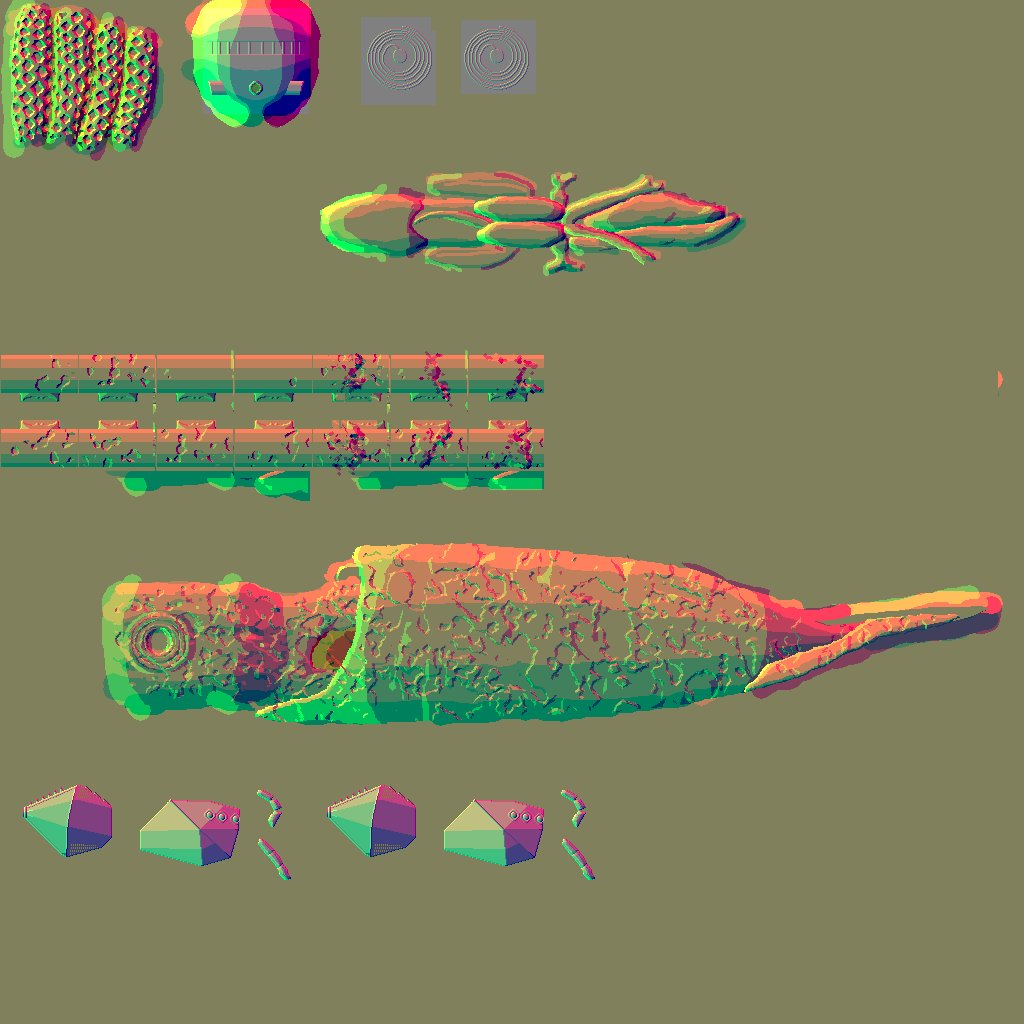
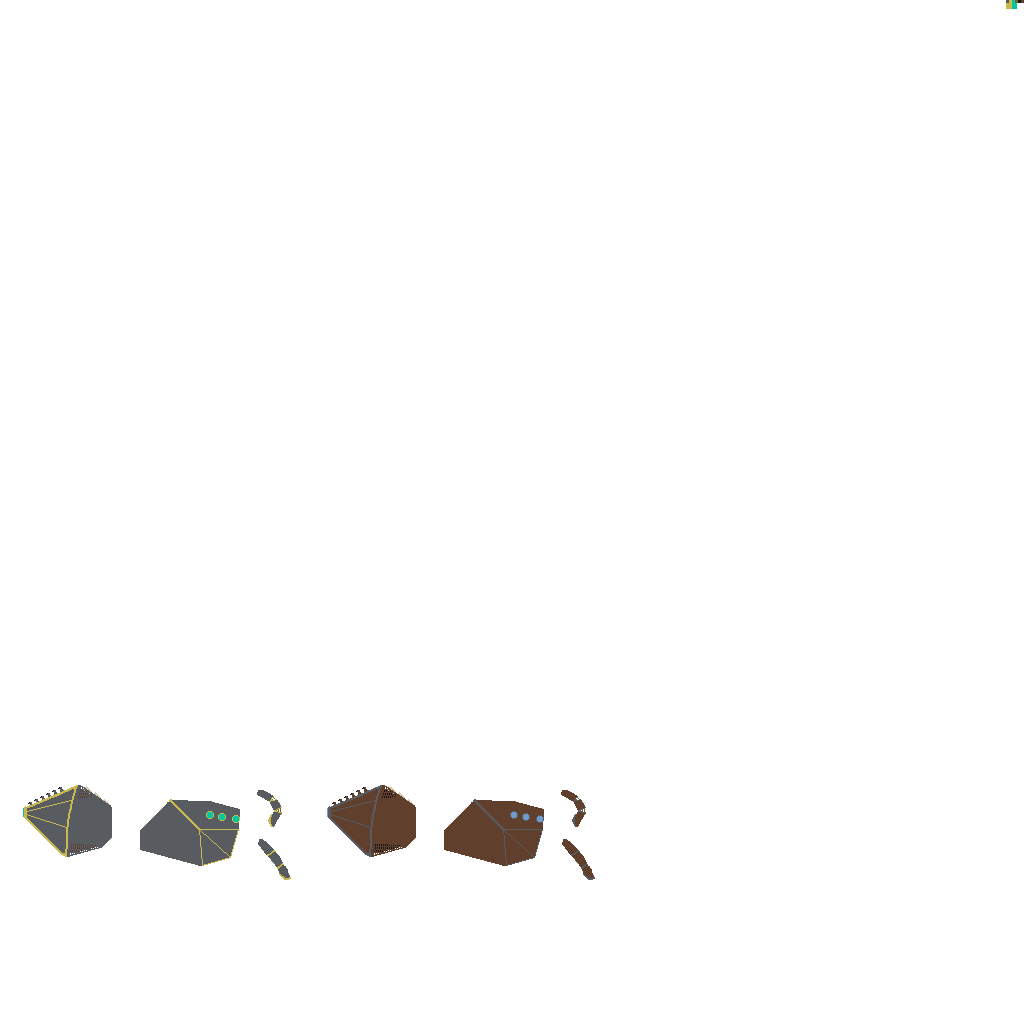
The second 1024px x 1024px image is a revision of the first. Changes to its layers:
hid "monsters2_bump.png" over bbox(0, 0, 1024, 1024)
hid group "my_spritesheet_bump copy #1" (3 layers) over bbox(0, 0, 1024, 1024)
removed layer "Layer #2" (was 50%) from group "monsters2 #1" over bbox(331, 785, 594, 878)
removed layer "Layer #1" from group "monsters2 #1" over bbox(331, 785, 594, 878)
painted on "edit layer" over bbox(23, 785, 595, 992)
hid "monsters2" over bbox(4, 5, 960, 724)
